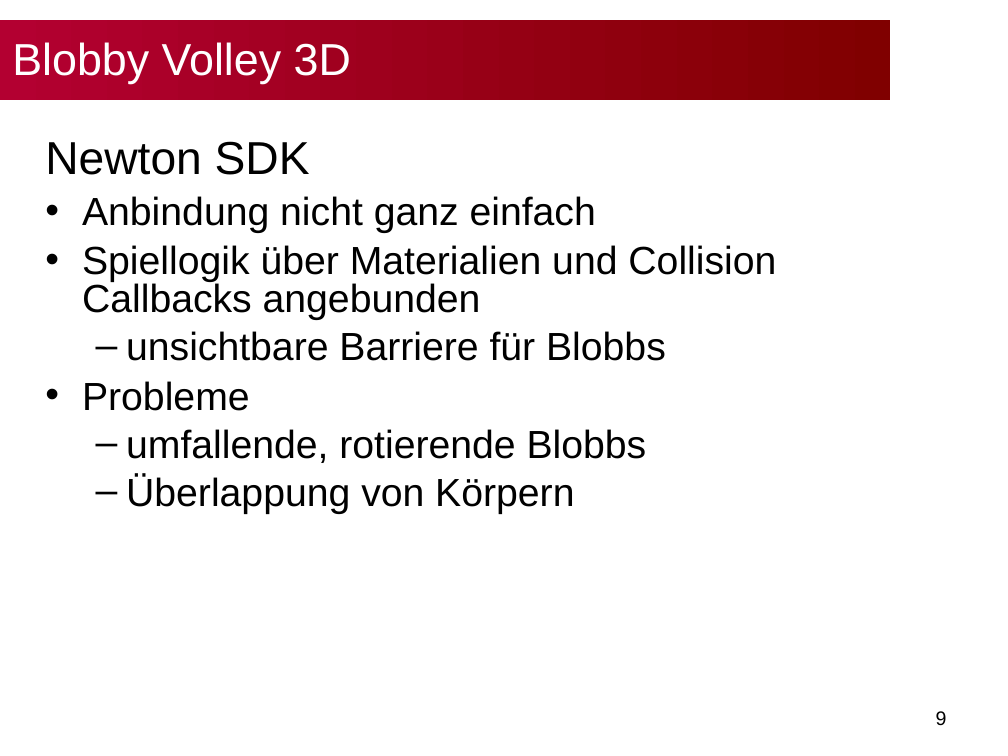
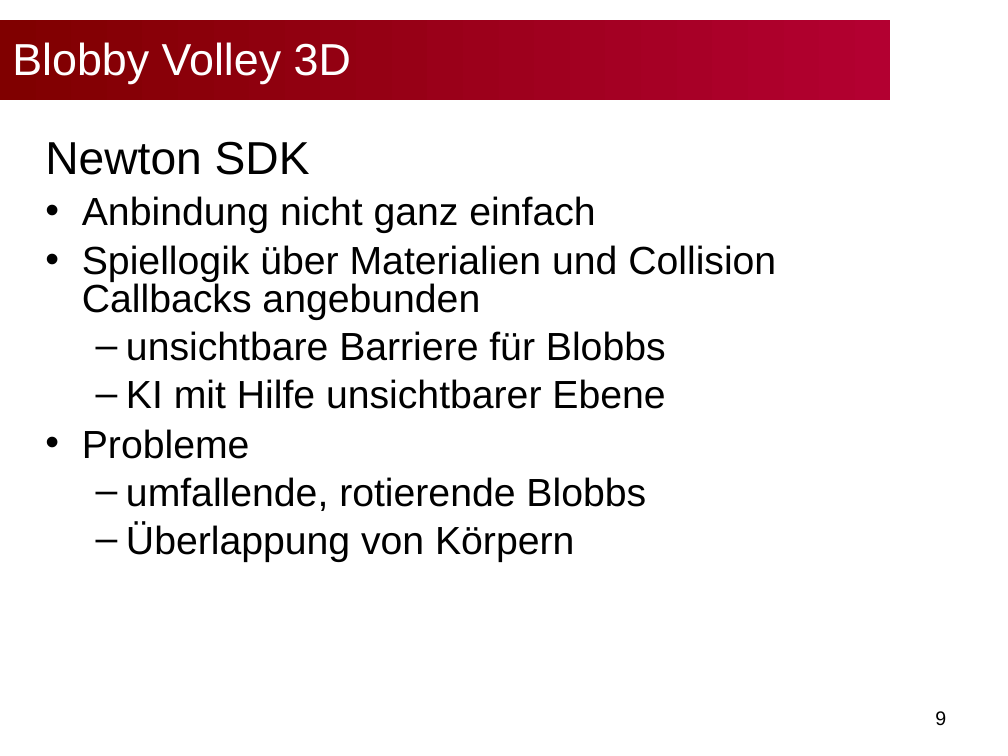
Before and after one commit to bwasty/blobby-volley-3d, a slide deck: slide 9 of Präsentationen/Slides-Abschlusspräsentation.ppt. Drawn at 1008x756 pixels with LibreOffice and Linux fonts; fonts in the diff are those of the drawing; background and template pictures are left out. Boxes give left, top, right and bottom in pixels: in the first picture for what was removed or moved away, otherwise in the second. Text is boxed around its words. In the diff, an @@ line names an element or a change of style, - is before the commit and + after.

Commit message:
added remark about AI on page 9 of presentation

```diff
--- a/Präsentationen/Slides-Abschlusspräsentation.ppt
+++ b/Präsentationen/Slides-Abschlusspräsentation.ppt
@@ title "Blobby Volley 3D" at (0, 20, 890, 101): fill gradient #800000 to #B30031 to gradient #B30031 to #800000 @@
@@ text at (126, 379, 665, 409): paragraph added @@
+  – KI mit Hilfe unsichtbarer Ebene
```
Also in this commit, not shown: 10 other slides changed.
